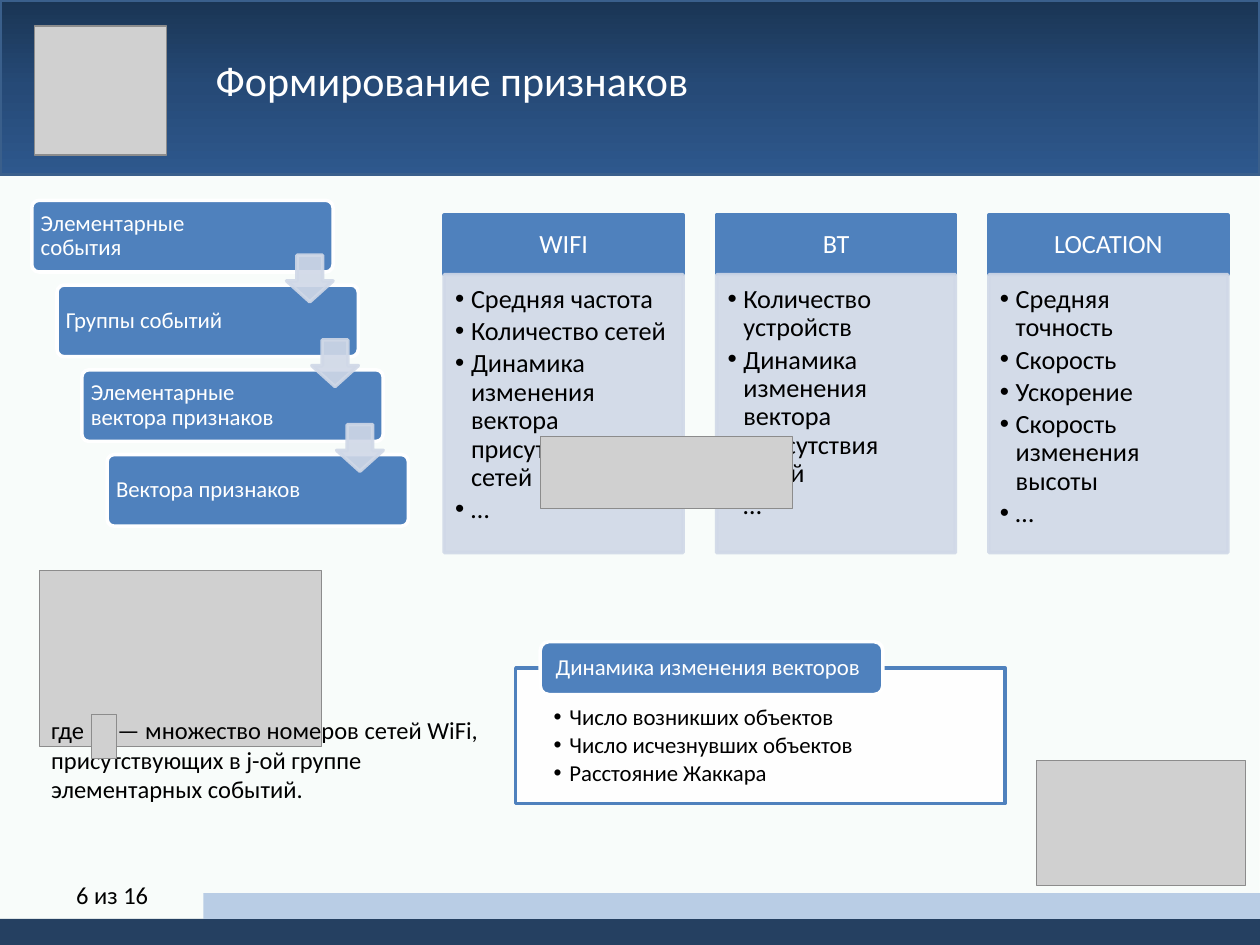
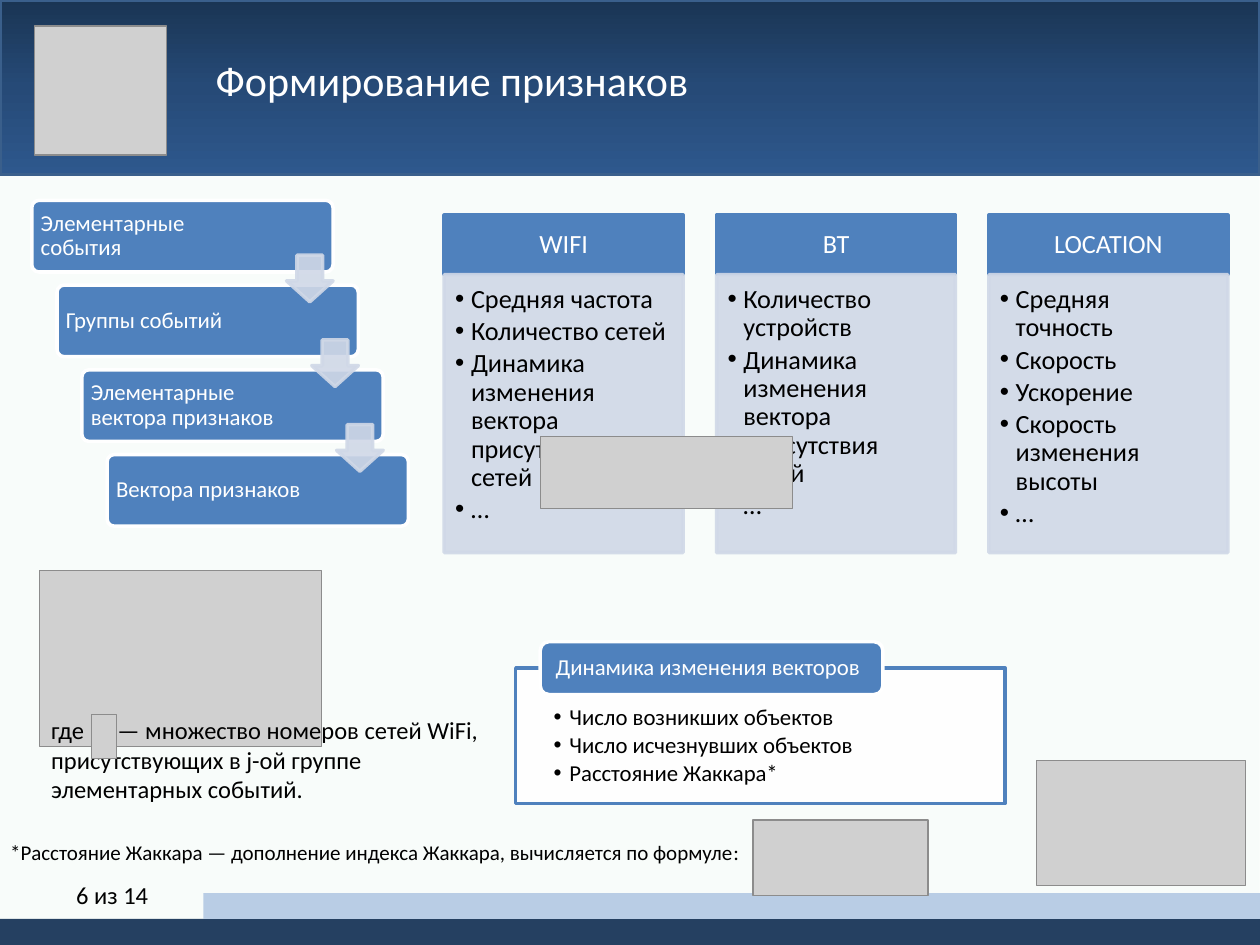
Before and after one commit to yerseg/bachelor_thesis, a slide deck: slide 6 of thesis_presentation.pptx. Drawn at 1260x945 pixels with LibreOffice and Linux fonts; fonts in the diff are those of the drawing; grey boxes stand for pictures. Boxes give left, top, right and bottom in pixels: in the first picture for what was removed or moved away, otherwise in the second. Text is boxed around its words. In the diff, an @@ line names an element or a change of style, - is before the commit and + after.

```diff
--- a/thesis_presentation.pptx
+++ b/thesis_presentation.pptx
@@ text at <box>569,765,778,785</box>: text changed @@
-  • Расстояние Жаккара
+  • Расстояние Жаккара*
@@ picture added at <box>753,820,929,896</box> @@
@@ text added at <box>10,845,739,864</box>, 12 pt, text #000000 @@
+*Расстояние Жаккара — дополнение индекса Жаккара, вычисляется по формуле:
@@ page number at <box>76,887,148,904</box>: text changed @@
-6 из 16
+6 из 14
```
Also in this commit, not shown: 8 other slides changed, 2 slides added, 4 slides removed.
